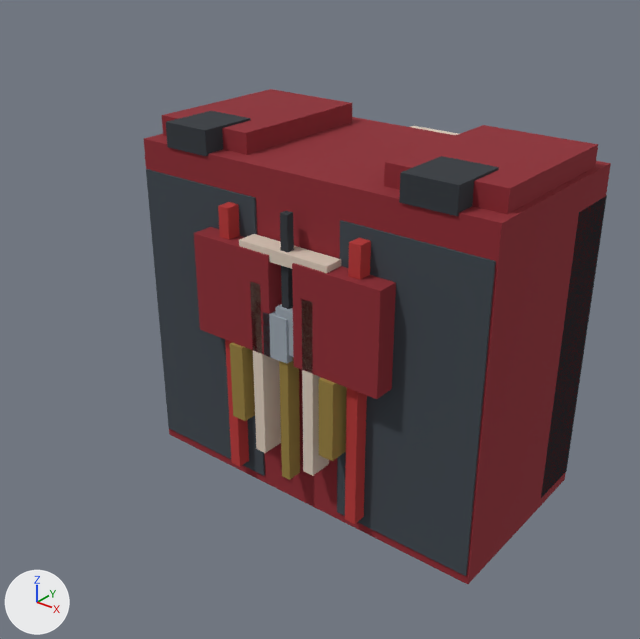
A saved change to the FBX model assets/3d/export/inf_runner_upper_torso.fbx.
Rendered twice from a camera (50 mm lens) standing at (2.36, -3.29, 1.94) and looking at (-0.02, -0.32, 0.09). Arrows for +X, +Y and +Z are at lower left; the lights stay in place. The picture after the commit comes second.

The first picture shows 'inf_runner_upper_torso'.
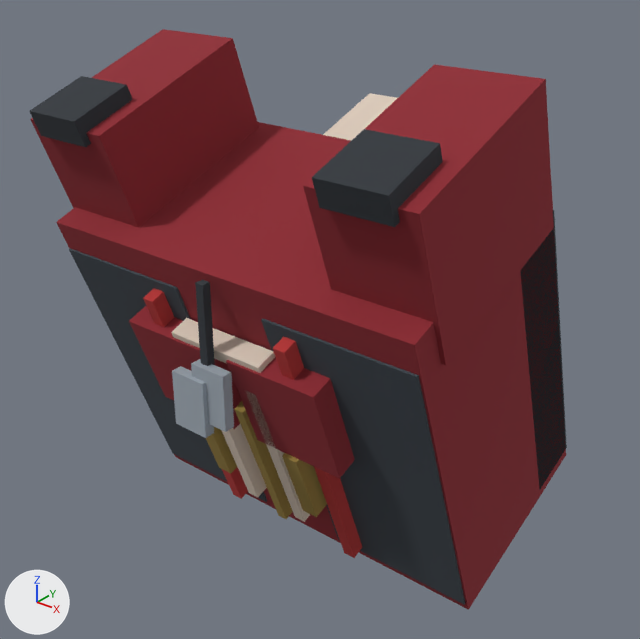
Where the change shows, as pixel boxes [x1, y1, x2, y2] in the pictures (640 x 639 px; the box of a moved part takes in the faces that stretch with it):
'inf_runner_upper_torso', reshaped (15% wider, 17% taller): before [144, 89, 611, 584]; after [29, 29, 567, 610]
part 1 of me_inf_runner_upper_torso, moved or reshaped: before [144, 117, 611, 584]; after [56, 122, 566, 610]
part 2 of me_inf_runner_upper_torso, moved or reshaped: before [146, 169, 265, 476]; after [69, 248, 267, 502]
part 3 of me_inf_runner_upper_torso, moved or reshaped: before [337, 220, 496, 576]; after [261, 318, 465, 605]
part 4 of me_inf_runner_upper_torso, moved or reshaped: before [541, 195, 607, 498]; after [521, 210, 567, 489]
part 5 of me_inf_runner_upper_torso, moved or reshaped: before [218, 202, 249, 467]; after [143, 288, 248, 499]
part 6 of me_inf_runner_upper_torso, moved or reshaped: before [345, 238, 371, 524]; after [273, 337, 362, 558]
part 7 of me_inf_runner_upper_torso, moved or reshaped: before [194, 227, 282, 357]; after [129, 306, 242, 429]
part 8 of me_inf_runner_upper_torso, moved or reshaped: before [250, 282, 281, 453]; after [222, 424, 267, 497]
part 9 of me_inf_runner_upper_torso, moved or reshaped: before [230, 342, 255, 421]; after [206, 427, 237, 474]
part 10 of me_inf_runner_upper_torso, moved or reshaped: before [292, 263, 396, 399]; after [226, 357, 355, 478]
part 11 of me_inf_runner_upper_torso, moved or reshaped: before [301, 300, 329, 476]; after [246, 391, 310, 522]
part 12 of me_inf_runner_upper_torso, moved or reshaped: before [319, 377, 347, 461]; after [282, 453, 327, 517]
part 13 of me_inf_runner_upper_torso, moved or reshaped: before [239, 234, 341, 273]; after [171, 318, 275, 373]
part 14 of me_inf_runner_upper_torso, moved or reshaped: before [279, 357, 300, 480]; after [234, 401, 293, 519]
part 15 of me_inf_runner_upper_torso, moved or reshaped: before [280, 211, 294, 309]; after [195, 280, 215, 366]
part 16 of me_inf_runner_upper_torso, moved or reshaped: before [276, 304, 294, 357]; after [191, 359, 234, 432]
part 17 of me_inf_runner_upper_torso, moved or reshaped: before [263, 311, 293, 364]; after [172, 366, 214, 438]
part 18 of me_inf_runner_upper_torso, moved or reshaped: before [162, 89, 598, 216]; after [29, 29, 554, 365]

The change, as a diff of the scene's bpy script:
```diff
--- a/assets/3d/export/inf_runner_upper_torso.fbx.py
+++ b/assets/3d/export/inf_runner_upper_torso.fbx.py
@@ me_inf_runner_upper_torso @@
-me_inf_runner_upper_torso.from_pydata(...)  # 208 vertices, 156 faces; spans x -0.97..0.97, y -0.64..0.61, z -0.85..0.96
+me_inf_runner_upper_torso.from_pydata(...)  # 208 vertices, 156 faces; spans x -0.99..0.99, y -1.15..0.63, z -1.02..1.34
+# me_inf_runner_upper_torso part 1: the loose piece of 8 vertices spanning x -0.97..0.97, y -0.5..0.5, z -0.85..0.85 is turned 20 degrees about the x axis through its middle, then moved by (0.0, -0.29, -0.05)
+# me_inf_runner_upper_torso part 2: the loose piece of 8 vertices spanning x -0.96..-0.24, y -0.51..0.51, z -0.8..0.7 is turned 20 degrees about the x axis through its middle, then moved by (0.0, -0.27, -0.05)
+# me_inf_runner_upper_torso part 3: the loose piece of 8 vertices spanning x 0.24..0.96, y -0.51..0.51, z -0.8..0.7 is turned 20 degrees about the x axis through its middle, then moved by (0.0, -0.27, -0.05)
+# me_inf_runner_upper_torso part 4: the loose piece of 8 vertices spanning x -0.97..0.97, y 0.21..0.51, z -0.8..0.7 is turned 20 degrees about the x axis through its middle, then moved by (0.0, -0.3, 0.07)
+# me_inf_runner_upper_torso part 5: the loose piece of 8 vertices spanning x -0.4..-0.34, y -0.58..-0.46, z -0.75..0.65 is turned 20 degrees about the x axis through its middle, then moved by (0.0, -0.24, -0.23)
+# me_inf_runner_upper_torso part 6: the loose piece of 8 vertices spanning x 0.34..0.4, y -0.58..-0.46, z -0.75..0.65 is turned 20 degrees about the x axis through its middle, then moved by (0.0, -0.24, -0.23)
+# me_inf_runner_upper_torso part 7: the loose piece of 8 vertices spanning x -0.53..-0.07, y -0.62..-0.38, z 0.0..0.5 is turned 20 degrees about the x axis through its middle, then moved by (0.0, -0.35, -0.24)
+# me_inf_runner_upper_torso part 8: the loose piece of 8 vertices spanning x -0.18..-0.12, y -0.62..-0.5, z -0.55..0.35 is turned 20 degrees about the x axis through its middle, then moved by (0.0, -0.22, -0.24)
+# me_inf_runner_upper_torso part 9: the loose piece of 8 vertices spanning x -0.31..-0.23, y -0.64..-0.54, z -0.4..0.0 is turned 20 degrees about the x axis through its middle, then moved by (0.0, -0.19, -0.24)
+# me_inf_runner_upper_torso part 10: the loose piece of 8 vertices spanning x 0.07..0.53, y -0.62..-0.38, z 0.0..0.5 is turned 20 degrees about the x axis through its middle, then moved by (0.0, -0.35, -0.24)
+# me_inf_runner_upper_torso part 11: the loose piece of 8 vertices spanning x 0.12..0.18, y -0.62..-0.5, z -0.55..0.35 is turned 20 degrees about the x axis through its middle, then moved by (0.0, -0.22, -0.24)
+# me_inf_runner_upper_torso part 12: the loose piece of 8 vertices spanning x 0.23..0.31, y -0.64..-0.54, z -0.4..0.0 is turned 20 degrees about the x axis through its middle, then moved by (0.0, -0.19, -0.24)
+# me_inf_runner_upper_torso part 13: the loose piece of 8 vertices spanning x -0.25..0.25, y -0.61..-0.51, z 0.47..0.53 is turned 20 degrees about the x axis through its middle, then moved by (0.0, -0.43, -0.27)
+# me_inf_runner_upper_torso part 14: the loose piece of 8 vertices spanning x -0.03..0.03, y -0.61..-0.53, z -0.65..0.15 is turned 20 degrees about the x axis through its middle, then moved by (0.0, -0.17, -0.23)
+# me_inf_runner_upper_torso part 15: the loose piece of 8 vertices spanning x -0.02..0.02, y -0.59..-0.55, z 0.2..0.7 is moved by (0.0, -0.51, -0.15)
+# me_inf_runner_upper_torso part 16: the loose piece of 8 vertices spanning x -0.04..0.1, y -0.61..-0.57, z 0.04..0.26 is scaled about its middle by (1.29, 1.25, 1.18), then moved by (0.01, -0.51, -0.09)
+# me_inf_runner_upper_torso part 17: the loose piece of 8 vertices spanning x -0.11..0.03, y -0.62..-0.58, z 0.0..0.22 is scaled about its middle by (1.29, 1.25, 1.18), then moved by (-0.02, -0.52, -0.11)
+# me_inf_runner_upper_torso part 18: 72 of 208 vertices moved; they spanned x -0.94..0.94, y -0.51..0.61, z -0.59..0.96 and now span x -0.99..0.99, y -1.15..0.63, z -0.6..1.34; mean shift (0.0, -0.38, 0.11); largest move (-0.38, 0.4, 0.95) -> (-0.53, -0.31, 1.34)
 me_inf_runner_upper_torso.materials.append(mat_palette)
```
